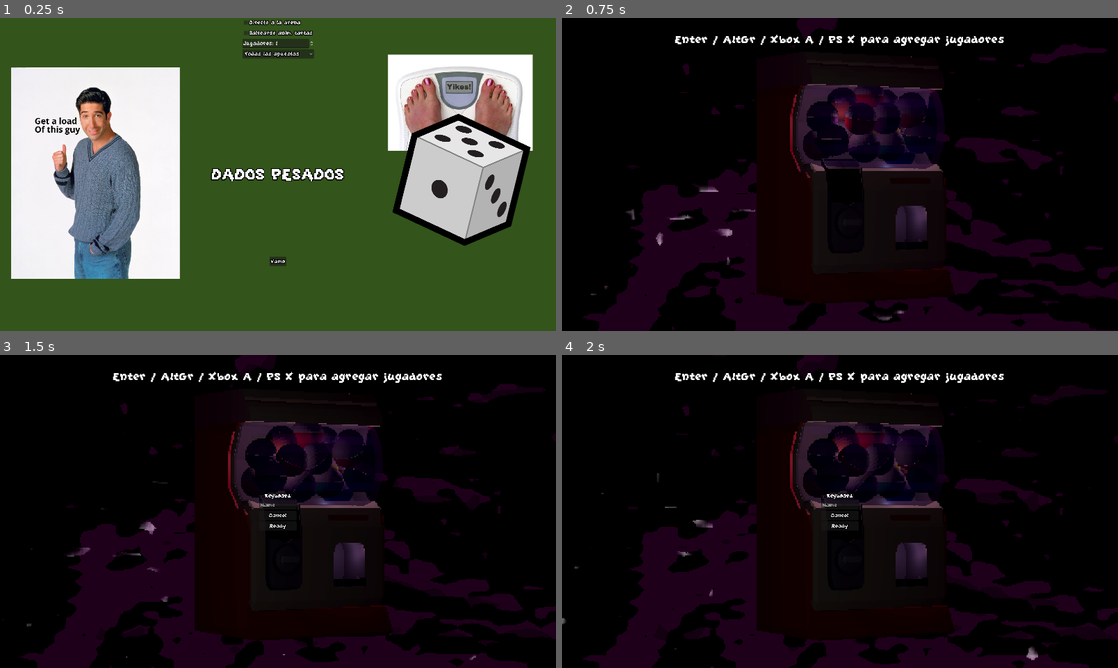
Above: before the commit, frames 1-4 (two rows, left to right).
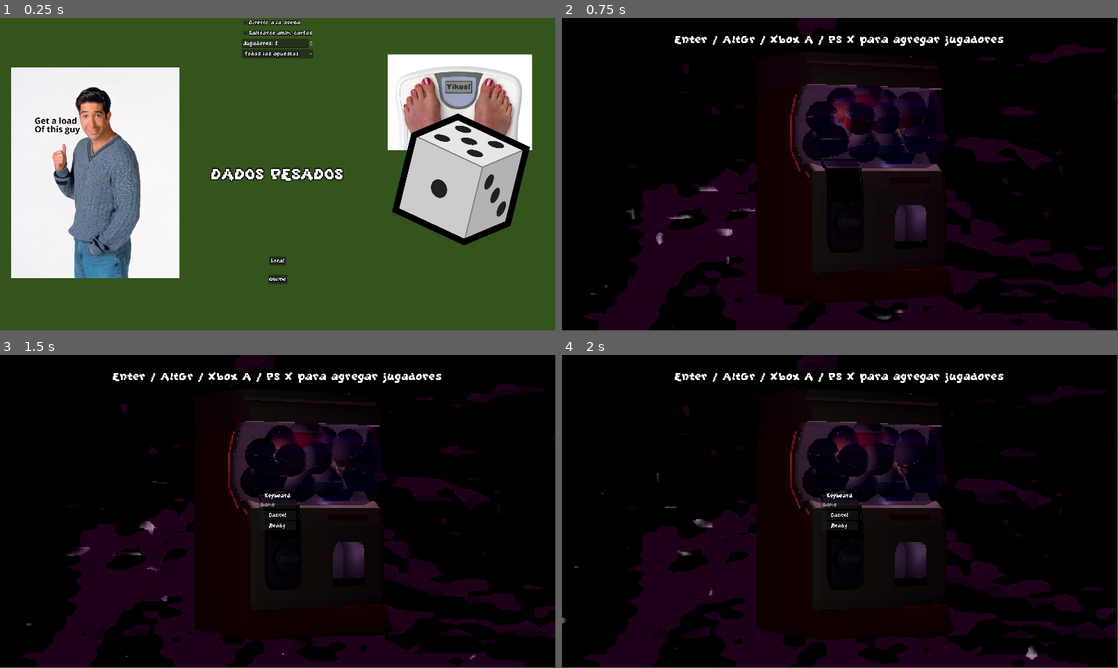
Above: after the commit, the same moments.

Repository: Laks0/weighted-dice-3d
Game: Godot game, scene res://Scenes/MainMenu/MainMenu.tscn
Two runs of this game, one before a commit and one after it. Both use one fixed random seed, a clock stepped at 60 frames per second and the inputs below.
Inputs:
- Up to frame 1 (0.25 s): no input
- Up to frame 2 (0.75 s): click "Vamo" (after the commit: "Local") at 0.5 s
- Up to frame 3 (1.5 s): tap Enter (grab_mouse) at 1.25 s; hold D (move_right_kb) from 1.28 s (still down); tap Backspace (die) at 1.35 s
- Up to frame 4 (2 s): keep holding D (move_right_kb)
In our replay, the window is 800x450 before the commit and 799x449 after it. These sizes can differ from the game's own. Grey fills any space a smaller window leaves; there, only what the larger window draws over its background counts as a difference.

The runs differ from the first frame. In frame 1, 3.4% of the frame differs, in the area x 2-96%, y 0-85%; in frame 2, 1.4%; in frame 3, 1.5%; in frame 4, 1.4%.

Commit message:
Conexión básica y prueba de sincronización de apuestas

Diff:
--- a/Autoload/BetHandler.gd
+++ b/Autoload/BetHandler.gd
@@ -51,6 +51,15 @@
 			break
 	_lastBet = currentBet
 
+	currentBet.startRound()
+
+	if PlayerHandler.isGameOnline and multiplayer.get_unique_id() == 1:
+		_syncBet.rpc(currentBet.betName, round)
+
+@rpc("authority", "reliable")
+func _syncBet(betName : String, currentRound : int):
+	currentBet = bets.filter(func (bet : Bet): return bet.betName == betName)[0]
+	round = currentRound
 	currentBet.startRound()
 
 func getBetName() -> String:
--- a/Autoload/PlayerHandler.gd
+++ b/Autoload/PlayerHandler.gd
@@ -3,6 +3,8 @@
 @onready var monigoteResource := preload("res://Classes/Monigotes/Monigote.tscn")
 
 enum Skins {RED, BLUE, YELLOW, GREEN, ORANGE, PURPLE}
+
+var isGameOnline := false
 
 class Player:
 	var id : int
@@ -14,10 +16,13 @@
 
 	var grabs : int = 0 # Para el resultado de MostGrabs
 
-	func _init(_name : String, _inputController :int = Controllers.KB,_id : int = Skins.RED):
+	var multiplayerId : int
+
+	func _init(_name : String, _inputController :int = Controllers.KB,_id : int = Skins.RED, _multiplayerId : int = -1):
 		name = _name
 		inputController = _inputController
 		id = _id
+		multiplayerId = _multiplayerId
 
 		color = PlayerHandler.getSkinColor(id)
 
@@ -48,11 +53,11 @@
 var players : Array[Player] = []
 var MAX_PLAYERS = 6
 
-func createPlayer(controller : int, id : int, _name : String = ""):
+func createPlayer(controller : int, id : int, _name : String = "", multiplayerId : int = 1):
 	if len(players) >= MAX_PLAYERS:
 		return
 
-	players.append(Player.new(_name, controller, id))
+	players.append(Player.new(_name, controller, id, multiplayerId))
 
 func instantiatePlayers() -> Array[Monigote]:
 	var monigotes : Array[Monigote] = []
@@ -123,6 +128,17 @@
 		var p : Player = players[i]
 		players[i] = Player.new(p.name, p.inputController, p.id)
 
+## Dado un diccionario de peers crea jugadores para todos los peers con una skin asignada.
+## Espera un diccionario donde las claves son la id del cliente y las definiciones tienen
+## campos "name" y "controller"
+func createAllOnlinePlayers(connectedPlayers : Dictionary):
+	var allSkins = Skins.values()
+	for id in connectedPlayers.keys():
+		var playerInfo = connectedPlayers[id]
+		var randomSkin = allSkins.pick_random()
+		allSkins.erase(randomSkin)
+		createPlayer(playerInfo["controller"], randomSkin, playerInfo["name"], id)
+
 func getSkinName(skin : Skins) -> String:
 	match skin:
 		Skins.RED:    return "Tomi"
--- a/Scenes/CharacterScreen/CharacterScreen.gd
+++ b/Scenes/CharacterScreen/CharacterScreen.gd
@@ -7,6 +7,7 @@
 	PlayerHandler.deleteAllPlayers()
 	BetHandler.round = 0
 
+	$Label.visible = not PlayerHandler.isGameOnline
 
 func _startGame():
 	$Label.queue_free()
--- a/Scenes/MainMenu/MainMenu.tscn
+++ b/Scenes/MainMenu/MainMenu.tscn
@@ -49,7 +49,22 @@
 offset_bottom = -224.0
 grow_horizontal = 2
 grow_vertical = 0
-text = "Vamo"
+text = "Local"
+
+[node name="MultiplayerButton" type="Button" parent="."]
+layout_mode = 1
+anchors_preset = 7
+anchor_left = 0.5
+anchor_top = 1.0
+anchor_right = 0.5
+anchor_bottom = 1.0
+offset_left = -29.0
+offset_top = -192.0
+offset_right = 29.0
+offset_bottom = -160.0
+grow_horizontal = 2
+grow_vertical = 0
+text = "Online"
 
 [node name="Weight-scale-3506479187" type="TextureRect" parent="."]
 layout_mode = 1
--- /dev/null
+++ b/Scenes/MultiplayerLobby/MultiplayerLobby.gd
@@ -0,0 +1,91 @@
+extends VBoxContainer
+
+const ADDRESS = "127.0.0.1"
+const PORT = 8000
+
+var peer : ENetMultiplayerPeer
+
+var playersConnected := {}
+var playerInfo := {
+	"name": "",
+	"controller": 0,
+	"ready": false
+}
+
+var clientJoined := false
+
+func _ready():
+	peer = ENetMultiplayerPeer.new()
+
+	multiplayer.connected_to_server.connect(onConnectedToServer)
+	multiplayer.connection_failed.connect(onConnectionFailed)
+	multiplayer.peer_connected.connect(onPeerConnected)
+	multiplayer.peer_disconnected.connect(onPeerDisconnected)
+
+	# Selector de controles
+	$ControllerPick.add_item("Keyboard (WASD/Enter)", Controllers.KB)
+	$ControllerPick.add_item("Keyboard alt. (Arrows/AltGr)", Controllers.KB2)
+	for device in Input.get_connected_joypads():
+		$ControllerPick.add_item("Gamepad %s" % device, device)
+
+func _process(_delta):
+	if not clientJoined:
+		playerInfo["name"] = $NameField.text
+		playerInfo["controller"] = $ControllerPick.get_selected_id()
+		return
+
+	#########################
+	# Vista después de unirse
+	#########################
+
+	$NameField.visible = false
+	$ControllerPick.visible = false
+	$HostButton.visible = false
+	$JoinButton.visible = false
+
+	$ReadyPlayersLabel.visible = true
+	$ReadyButton.visible = true
+
+	$ReadyPlayersLabel.text = "Players ready: %s/%s" % [
+		playersConnected.values().filter(func (info): return info["ready"]).size(),
+		playersConnected.size()
+	]
+
+func onPeerConnected(id : int):
+	registerPlayer.rpc_id(id, multiplayer.get_unique_id(), playerInfo)
+
+func onPeerDisconnected(id : int):
+	playersConnected.erase(id)
+
+func onConnectedToServer():
+	registerPlayer.rpc(multiplayer.get_unique_id(), playerInfo)
+	clientJoined = true
+
+func onConnectionFailed():
+	print("Failed to connect")
+
+@rpc("any_peer", "reliable", "call_local")
+func registerPlayer(id, playerInfo):
+	playersConnected[id] = playerInfo
+
+@rpc("any_peer", "reliable", "call_local")
+func playerReady(id):
+	playersConnected[id]["ready"] = true
+
+	if playersConnected.values().all(func (info): return info["ready"]):
+		PlayerHandler.isGameOnline = true
+		PlayerHandler.createAllOnlinePlayers(playersConnected)
+		get_tree().change_scene_to_file("res://Scenes/Arena/Arena.tscn")
+
+func _on_host_button_pressed():
+	peer.create_server(PORT, 6)
+	multiplayer.multiplayer_peer = peer
+	registerPlayer(multiplayer.get_unique_id(), playerInfo)
+	clientJoined = true
+
+func _on_join_button_pressed():
+	peer.create_client(ADDRESS, PORT)
+	multiplayer.multiplayer_peer = peer
+
+func _on_ready_button_pressed():
+	playerReady.rpc(multiplayer.get_unique_id())
--- /dev/null
+++ b/Scenes/MultiplayerLobby/MultiplayerLobby.tscn
@@ -0,0 +1,52 @@
+[gd_scene load_steps=3 format=3 uid="uid://di8vp0wbjb7es"]
+
+[ext_resource type="Theme" uid="uid://bnaa8nx0gbxlb" path="res://DefaultTheme.tres" id="1_3fs7m"]
+[ext_resource type="Script" path="res://Scenes/MultiplayerLobby/MultiplayerLobby.gd" id="1_blll3"]
+
+[node name="MultiplayerLobby" type="VBoxContainer"]
+custom_minimum_size = Vector2(500, 0)
+anchors_preset = 8
+anchor_left = 0.5
+anchor_top = 0.5
+anchor_right = 0.5
+anchor_bottom = 0.5
+offset_left = -4.0
+offset_top = -10.0
+offset_right = 4.0
+offset_bottom = 10.0
+grow_horizontal = 2
+grow_vertical = 2
+theme = ExtResource("1_3fs7m")
+alignment = 1
+script = ExtResource("1_blll3")
+
+[node name="NameField" type="LineEdit" parent="."]
+layout_mode = 2
+placeholder_text = "Name"
+max_length = 10
+
+[node name="ControllerPick" type="OptionButton" parent="."]
+layout_mode = 2
+selected = 0
+
+[node name="JoinButton" type="Button" parent="."]
+layout_mode = 2
+text = "Join"
+
+[node name="HostButton" type="Button" parent="."]
+layout_mode = 2
+text = "Host"
+
+[node name="ReadyPlayersLabel" type="Label" parent="."]
+visible = false
+layout_mode = 2
+text = "Players ready: x/x"
+
+[node name="ReadyButton" type="Button" parent="."]
+visible = false
+layout_mode = 2
+text = "Ready"
+
+[connection signal="pressed" from="JoinButton" to="." method="_on_join_button_pressed"]
+[connection signal="pressed" from="HostButton" to="." method="_on_host_button_pressed"]
+[connection signal="pressed" from="ReadyButton" to="." method="_on_ready_button_pressed"]
--- a/project.godot
+++ b/project.godot
@@ -30,8 +30,6 @@
 
 window/size/viewport_width=1920
 window/size/viewport_height=1080
-window/size/mode=3
-window/stretch/mode="viewport"
 
 [editor]
 
